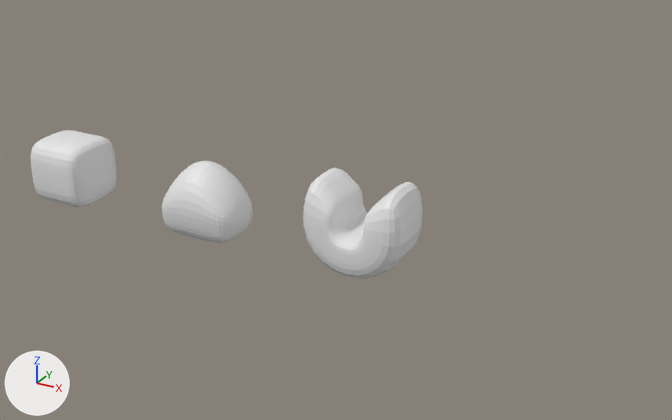
Two versions of the Blender file joga-world/3dmodels/new_shapes.blend, one commit apart.
One viewpoint serves both versions: a 50 mm camera at (20.02, -19.66, 10.36) aimed at (7.92, 2.33, -0.63). Arrows for +X, +Y and +Z are at lower left; the lights stay in place.
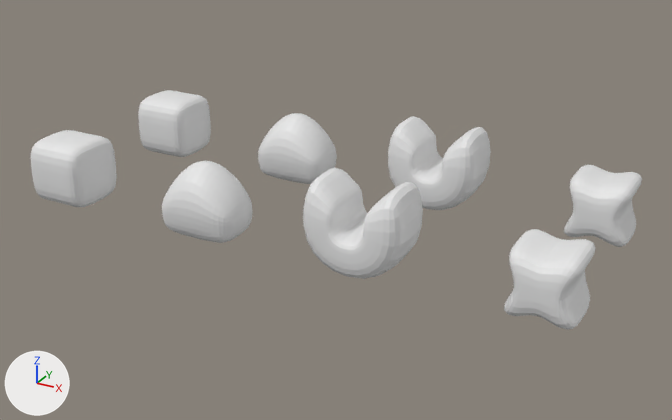
What differs and where, as boxes [x1, y1, x2, y2] in the pictures (672 x 420 px):
'Cube.003', added
    after: [504, 229, 595, 330]
'Cube.006', added
    after: [388, 116, 491, 210]
'Cube.007', added
    after: [564, 165, 642, 247]
'Cube.005', added
    after: [258, 113, 337, 184]
'Cube.004', added
    after: [138, 90, 211, 157]

The change, as a list of edits to the scene's bpy script:
```text
Add mat_material_001:
    mat_material_001 = principled_material('Material.001')
    mat_material_001.base_color = (0.8, 0.8, 0.8)  # white #e7e7e7
Add me_cube_006:
    me_cube_006.from_pydata(...)  # 42 vertices, 40 faces; spans x -1.07..1.07, y -1.0..1.0, z -1.05..1.05
    me_cube_006.materials.append(mat_material_001)  # its picture is missing
Add me_cube_005:
    me_cube_005.from_pydata(...)  # 42 vertices, 40 faces; spans x -1.65..1.65, y -1.0..1.0, z -1.29..1.95
    me_cube_005.materials.append(mat_material_001)  # its picture is missing
Add me_cube_004:
    me_cube_004.from_pydata(...)  # 42 vertices, 40 faces; spans x -1.23..1.23, y -1.0..1.0, z -1.12..1.58
    me_cube_004.materials.append(mat_material_001)  # its picture is missing
Add me_cube_003:
    me_cube_003.from_pydata(...)  # 42 vertices, 40 faces; spans x -1.0..1.0, y -1.0..1.0, z -1.0..1.0
    me_cube_003.materials.append(mat_material_001)  # its picture is missing
Add me_cube_001:
    me_cube_001.from_pydata(...)  # 16 vertices, 10 faces; spans x -1.07..0.0, y -1.0..0.0, z -1.05..1.05
Add ob_cube_007:
    ob_cube_007 = bpy.data.objects.new('Cube.007', me_cube_006)
    ob_cube_007.location = (15.0, 5.0, 0.0)
    _m = ob_cube_007.modifiers.new('Subdivision', 'SUBSURF')
    _m.levels = 2
Add ob_cube_006:
    ob_cube_006 = bpy.data.objects.new('Cube.006', me_cube_005)
    ob_cube_006.location = (10.0, 5.0, 0.0)
    _m = ob_cube_006.modifiers.new('Subdivision', 'SUBSURF')
    _m.levels = 2
Add ob_cube_005:
    ob_cube_005 = bpy.data.objects.new('Cube.005', me_cube_004)
    ob_cube_005.location = (5.0, 5.0, 0.0)
    _m = ob_cube_005.modifiers.new('Subdivision', 'SUBSURF')
    _m.levels = 2
Add ob_cube_004:
    ob_cube_004 = bpy.data.objects.new('Cube.004', me_cube_003)
    ob_cube_004.location = (0.0, 5.0, 0.0)
    _m = ob_cube_004.modifiers.new('Subdivision', 'SUBSURF')
    _m.levels = 2
Add ob_cube_003:
    ob_cube_003 = bpy.data.objects.new('Cube.003', me_cube_001)
    ob_cube_003.location = (15.0, 0.0, 0.0)
    _m = ob_cube_003.modifiers.new('Mirror', 'MIRROR')
    _m.use_axis = (True, True, False)
    _m = ob_cube_003.modifiers.new('Subdivision', 'SUBSURF')
    _m.levels = 3
```
